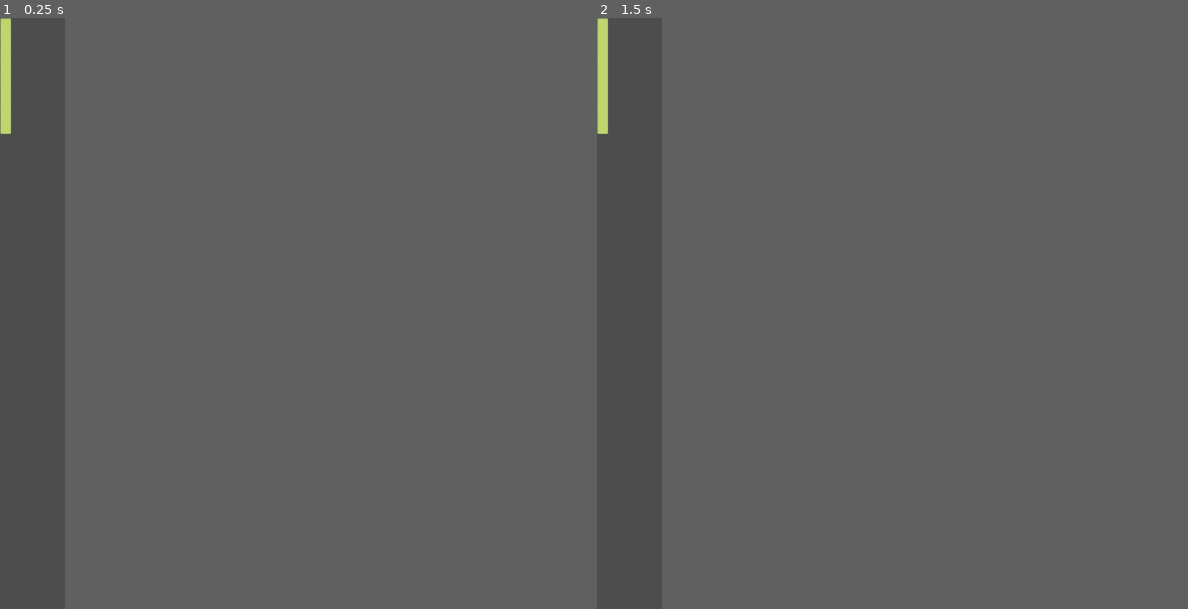
Above: before the commit, frames 1-2 (left to right).
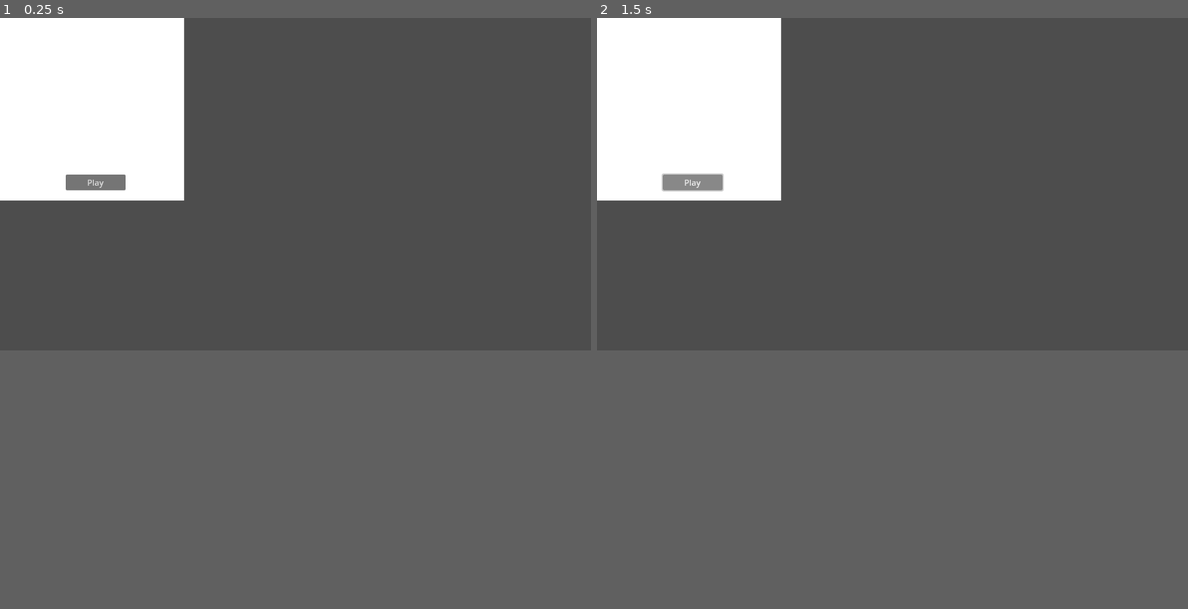
Above: after the commit, the same moments.

Repository: thiagoalgo/bordless-farm
Game: Godot game, scene res://scenes/scn_main.tscn
The game is run twice, just before and just after one commit, with the same random seed, the same clock (stepped at 60 frames per second) and the same inputs. Before the commit the project starts from res://scenes/level.tscn.
Inputs (mouse positions are in pixels of both pictures, inside the frame that each line leads up to):
- Up to frame 1 (0.25 s): no input
- Up to frame 2 (1.5 s): click (608, 307) at 0.5 s, where only the run after the commit has a clickable "Play"; click (608, 307) at 1.25 s, where only the run after the commit has a clickable "Play"
In our replay, the window is 88x800 before the commit and 800x450 after it. These sizes can differ from the game's own. Grey fills any space a smaller window leaves; there, only what the larger window draws over its background counts as a difference.

The runs differ from the first frame. In frame 1, 9.6% of the frame differs, in the area x 0-32%, y 0-31%; in frame 2, 9.6%.

Commit message:
Refactor scene and script structure; add main/menu scenes
Renamed level scene and script files to 'scn_level' for consistency. Added new main and menu scenes with corresponding scripts to support a new entry point and menu functionality. Updated project settings to use the new main scene and refactored window/map logic in the level script for improved organization.

Diff:
--- a/project.godot
+++ b/project.godot
@@ -11,19 +11,13 @@
 [application]
 
 config/name="Bordless Farm"
-run/main_scene="uid://8eqij4idsexa"
+run/main_scene="uid://d2ivkgxb5h0do"
 config/features=PackedStringArray("4.4", "Forward Plus")
 
 [display]
 
-window/size/viewport_width=360
-window/size/viewport_height=360
-window/size/resizable=false
-window/size/borderless=true
-window/size/always_on_top=true
 window/stretch/mode="viewport"
 window/stretch/aspect="expand"
-window/stretch/scale_mode="integer"
 window/per_pixel_transparency/allowed=true
 
 [rendering]
--- a/scenes/level.tscn
+++ /dev/null
@@ -1,10 +0,0 @@
-[gd_scene load_steps=3 format=3 uid="uid://8eqij4idsexa"]
-
-[ext_resource type="Script" uid="uid://pilk25kevk8g" path="res://scripts/level.gd" id="1_w7c3h"]
-[ext_resource type="TileSet" uid="uid://crko171dkkhh1" path="res://tiles/grass.tres" id="2_w8frs"]
-
-[node name="Level" type="Node2D"]
-script = ExtResource("1_w7c3h")
-
-[node name="TileMapLayer" type="TileMapLayer" parent="."]
-tile_set = ExtResource("2_w8frs")
--- /dev/null
+++ b/scenes/scn_level.tscn
@@ -0,0 +1,10 @@
+[gd_scene load_steps=3 format=3 uid="uid://8eqij4idsexa"]
+
+[ext_resource type="Script" uid="uid://pilk25kevk8g" path="res://scripts/scn_level.gd" id="1_owvmd"]
+[ext_resource type="TileSet" uid="uid://crko171dkkhh1" path="res://tiles/grass.tres" id="2_ikt23"]
+
+[node name="Level" type="Node2D"]
+script = ExtResource("1_owvmd")
+
+[node name="TileMapLayer" type="TileMapLayer" parent="."]
+tile_set = ExtResource("2_ikt23")
--- /dev/null
+++ b/scenes/scn_main.tscn
@@ -0,0 +1,6 @@
+[gd_scene load_steps=2 format=3 uid="uid://d2ivkgxb5h0do"]
+
+[ext_resource type="Script" uid="uid://benut668l04mb" path="res://scripts/scn_main.gd" id="1_k3nu0"]
+
+[node name="ScnMain" type="Node2D"]
+script = ExtResource("1_k3nu0")
--- /dev/null
+++ b/scenes/scn_menu.tscn
@@ -0,0 +1,16 @@
+[gd_scene format=3 uid="uid://ddbbrbtahjepy"]
+
+[node name="Menu" type="Control"]
+layout_mode = 3
+anchors_preset = 0
+
+[node name="ColorRect" type="ColorRect" parent="."]
+offset_right = 359.0
+offset_bottom = 356.0
+
+[node name="Btn Play" type="Button" parent="."]
+offset_left = 128.0
+offset_top = 305.0
+offset_right = 245.0
+offset_bottom = 336.0
+text = "Play"
--- a/scripts/level.gd
+++ /dev/null
@@ -1,106 +0,0 @@
-extends Node2D
-
-const TILE_WIDTH = 16
-const TILE_HEIGHT = 16
-
-enum GameWindowSide {
-	NORTH,
-	SOUTH,
-	EAST,
-	WEST
-}
-
-enum GameWindowOrientation {
-	HORIZONTAL,
-	VERTICAL
-}
-
-var screen_size = DisplayServer.screen_get_size()
-var win_size = Vector2i.ZERO
-var win_pos = Vector2i.ZERO
-var win_margin_top = 40
-var win_margin_bottom = 40
-var win_side = GameWindowSide.NORTH
-var win_orientation = GameWindowOrientation.VERTICAL
-
-@onready var tilemap := $TileMapLayer
-
-
-func _init() -> void:
-	#### For Test
-	#win_side = GameWindowSide.SOUTH
-	#win_side = GameWindowSide.NORTH
-	win_side = GameWindowSide.EAST
-	#win_side = GameWindowSide.WEST
-
-	win_margin_top = 0
-	win_margin_bottom = 70
-	####
-
-	if win_side == GameWindowSide.NORTH or win_side == GameWindowSide.SOUTH:
-		win_orientation = GameWindowOrientation.HORIZONTAL
-
-
-func _ready() -> void:
-	calc_win_size()
-	generate_map()
-	calc_win_pos()
-	create_window()
-
-
-func calc_win_size() -> void:
-	if win_orientation == GameWindowOrientation.VERTICAL:
-		# EAST OR WEST
-		win_size.x = int(screen_size.x * 0.10) # 15% da largura da tela
-		win_size.y = int(screen_size.y) - win_margin_top - win_margin_bottom # altura da tela
-	else:
-		# NORTH OR SOUTH
-		win_size.x = int(screen_size.x) # largura da tela
-		win_size.y = int(screen_size.y * 0.20) + TILE_HEIGHT # 20% da altura da tela
-
-
-func calc_win_pos() -> void:
-	if win_orientation == GameWindowOrientation.VERTICAL:
-		if win_side == GameWindowSide.WEST:
-			win_pos.x = 0
-		else:
-			# East
-			# Ajusta a posição para colar no lado, porque tem o arredondamento do tamanho da tela
-			# em relação ao tamanho da multiplicação dos tiles
-			win_pos.x = screen_size.x - win_size.x + (win_size.x - get_map_used_size().x)
-
-		win_pos.y = 0 + win_margin_top
-	else:
-		if win_side == GameWindowSide.NORTH:
-			win_pos.x = 0
-			win_pos.y = 0 + win_margin_top
-		else:
-			win_pos.x = 0
-			win_pos.y = screen_size.y - win_size.y - win_margin_bottom
-
-
-func create_window() -> void:
-	DisplayServer.window_set_size(win_size)
-	DisplayServer.window_set_position(win_pos)
-
-
-func generate_map() -> void:
-	var cols = ceil(win_size.x / TILE_WIDTH)
-	var rows = ceil(win_size.y / TILE_HEIGHT)
-
-	for x in range(cols):
-		for y in range(rows):
-			var pos = Vector2i(x, y)
-			tilemap.set_cells_terrain_connect([pos], 0, 0)
-
-
-func get_map_used_size() -> Vector2:
-	var used_rect = tilemap.get_used_rect() # em coordenadas de tile
-	var cell_size = tilemap.tile_set.tile_size # tamanho de cada tile em pixels (Vector2i)
-
-	var pixel_size = Vector2(
-		used_rect.size.x * cell_size.x,
-		used_rect.size.y * cell_size.y
-	)
-
-	return pixel_size
--- /dev/null
+++ b/scripts/scn_level.gd
@@ -0,0 +1,111 @@
+extends Node2D
+
+const TILE_WIDTH = 16
+const TILE_HEIGHT = 16
+
+enum GameWindowSide {
+	NORTH,
+	SOUTH,
+	EAST,
+	WEST
+}
+
+enum GameWindowOrientation {
+	HORIZONTAL,
+	VERTICAL
+}
+
+var screen_size = DisplayServer.screen_get_size()
+
+var map = {
+	"size": Vector2i.ZERO,
+	"pos": Vector2i.ZERO,
+	"margin": {
+		"top": 40,
+		"bottom": 40,
+	},
+	"side": GameWindowSide.NORTH,
+	"orientation": GameWindowOrientation.VERTICAL
+}
+
+@onready var tilemap := $TileMapLayer
+
+
+func _init() -> void:
+	#### For Test
+	#win_side = GameWindowSide.SOUTH
+	#win_side = GameWindowSide.NORTH
+	map.side = GameWindowSide.EAST
+	#win_side = GameWindowSide.WEST
+
+	map.margin.top = 0
+	map.margin.bottom = 70
+	####
+
+	if map.side == GameWindowSide.NORTH or map.side == GameWindowSide.SOUTH:
+		map.orientation = GameWindowOrientation.HORIZONTAL
+
+
+func _ready() -> void:
+	calc_win_size()
+	generate_map()
+	calc_win_pos()
+	create_window()
+
+
+func calc_win_size() -> void:
+	if map.orientation == GameWindowOrientation.VERTICAL:
+		# EAST OR WEST
+		map.size.x = int(screen_size.x * 0.10) # 15% da largura da tela
+		map.size.y = int(screen_size.y) - map.margin.top - map.margin.bottom # altura da tela
+	else:
+		# NORTH OR SOUTH
+		map.size.x = int(screen_size.x) # largura da tela
+		map.size.y = int(screen_size.y * 0.20) + TILE_HEIGHT # 20% da altura da tela
+
+
+func calc_win_pos() -> void:
+	if map.orientation == GameWindowOrientation.VERTICAL:
+		if map.side == GameWindowSide.WEST:
+			map.pos.x = 0
+		else:
+			# East
+			# Ajusta a posição para colar no lado, porque tem o arredondamento do tamanho da tela
+			# em relação ao tamanho da multiplicação dos tiles
+			map.pos.x = screen_size.x - map.size.x + (map.size.x - get_map_used_size().x)
+
+		map.pos.y = 0 + map.margin.top
+	else:
+		if map.side == GameWindowSide.NORTH:
+			map.pos.x = 0
+			map.pos.y = 0 + map.margin.top
+		else:
+			map.pos.x = 0
+			map.pos.y = screen_size.y - map.size.y - map.margin.bottom
+
+
+func create_window() -> void:
+	DisplayServer.window_set_size(map.size)
+	DisplayServer.window_set_position(map.pos)
+
+
+func generate_map() -> void:
+	var cols = ceil(map.size.x / TILE_WIDTH)
+	var rows = ceil(map.size.y / TILE_HEIGHT)
+
+	for x in range(cols):
+		for y in range(rows):
+			var pos = Vector2i(x, y)
+			tilemap.set_cells_terrain_connect([pos], 0, 0)
+
+
+func get_map_used_size() -> Vector2:
+	var used_rect = tilemap.get_used_rect() # em coordenadas de tile
+	var cell_size = tilemap.tile_set.tile_size # tamanho de cada tile em pixels (Vector2i)
+
+	var pixel_size = Vector2(
+		used_rect.size.x * cell_size.x,
+		used_rect.size.y * cell_size.y
+	)
+
+	return pixel_size
--- /dev/null
+++ b/scripts/scn_main.gd
@@ -0,0 +1,32 @@
+extends Node
+
+var scn_menu := preload("res://scenes/scn_menu.tscn")
+var scn_level := preload("res://scenes/scn_level.tscn")
+
+var scn_menu_instance: Node = null
+var scn_level_instance: Node = null
+var screen_size = DisplayServer.screen_get_size()
+
+
+func _ready() -> void:
+	init_win()
+	open_menu()
+
+
+func _process(delta: float) -> void:
+	pass
+
+
+func  init_win() -> void:
+	DisplayServer.window_set_flag(DisplayServer.WINDOW_FLAG_TRANSPARENT, true)
+	DisplayServer.window_set_flag(DisplayServer.WINDOW_FLAG_ALWAYS_ON_TOP, true)
+	DisplayServer.window_set_flag(DisplayServer.WINDOW_FLAG_BORDERLESS, true)
+	DisplayServer.window_set_position(Vector2i(0, 0))
+	DisplayServer.window_set_size(screen_size)
+
+
+func open_menu() -> void:
+	if scn_menu_instance: return
+
+	scn_menu_instance = scn_menu.instantiate()
+	add_child(scn_menu_instance)
Renamed: scripts/level.gd.uid -> scripts/scn_level.gd.uid
Not shown, added: scripts/scn_main.gd.uid
